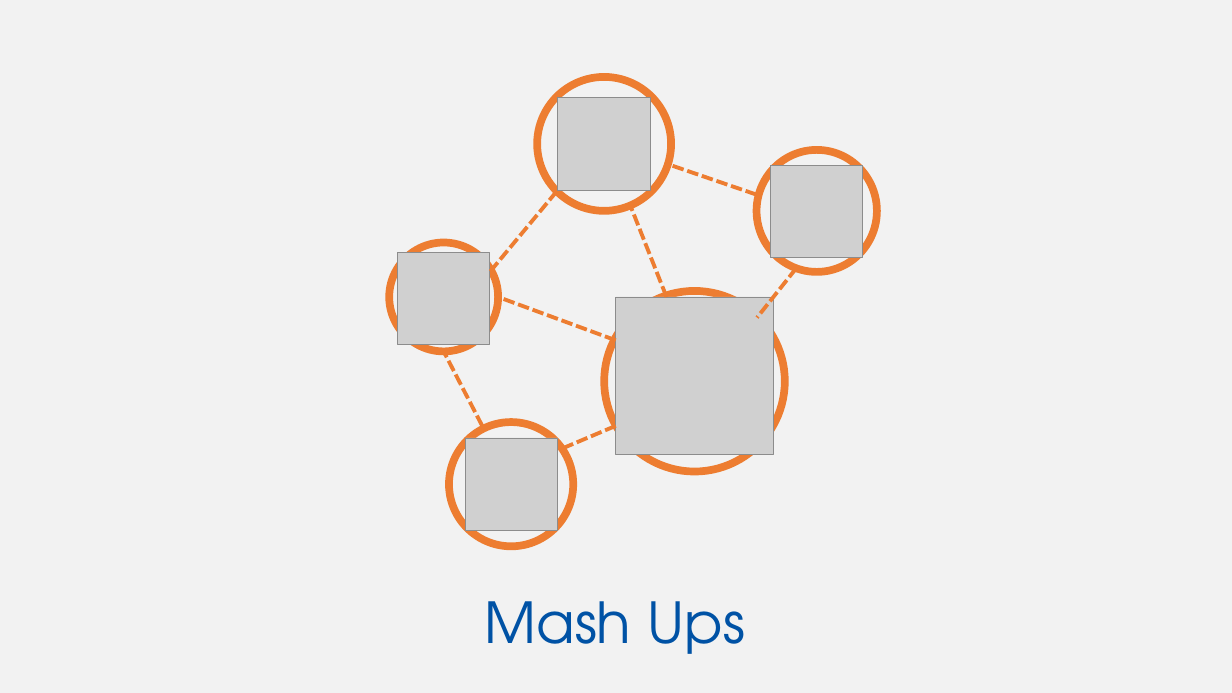
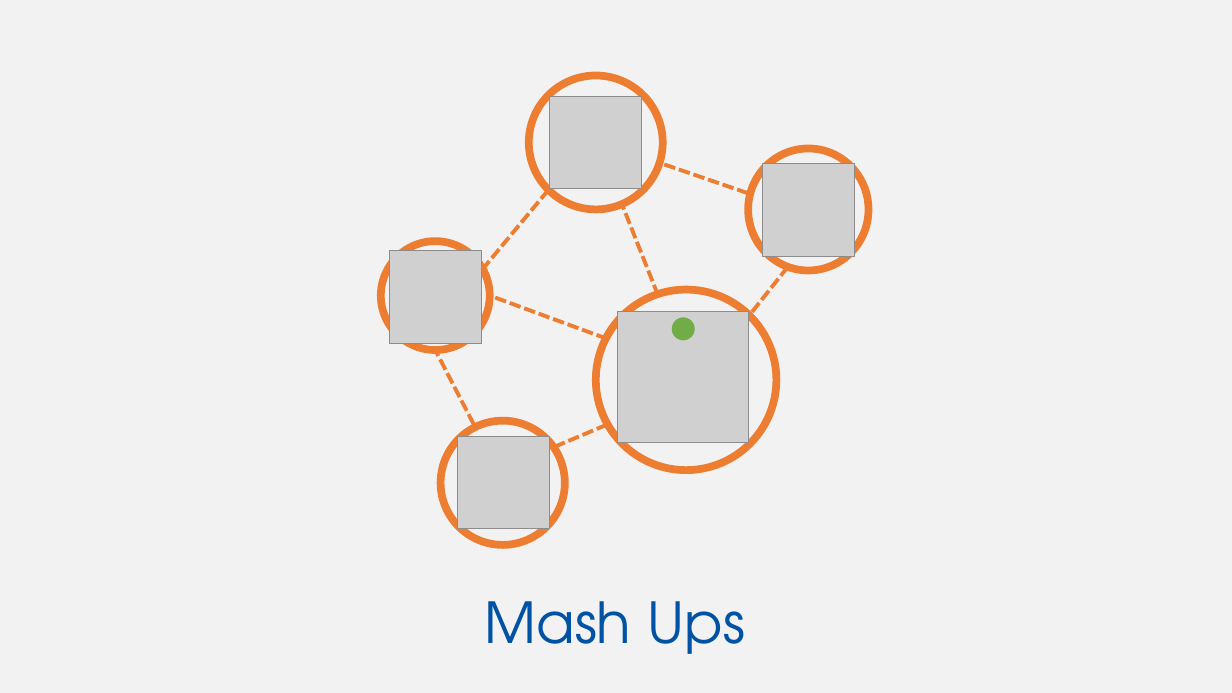
Before and after one commit to w3c/wot-cg, a slide deck: slide 16 of Tutorials/whatiswot/1.WoT/1.WOT.pptx (slide 15 before the commit). Drawn at 1232x693 pixels with LibreOffice and Linux fonts; fonts in the diff are those of the drawing; grey boxes stand for pictures. Boxes give left, top, right and bottom in pixels: in the first picture for what was removed or moved away, otherwise in the second. Text is boxed around its words. In the diff, an @@ line names an element or a change of style, - is before the commit and + after.

```diff
--- a/Tutorials/whatiswot/1.WoT/1.WOT.pptx
+++ b/Tutorials/whatiswot/1.WoT/1.WOT.pptx
@@ 7 lines, 5 ellipses, 4 pictures: place and size @@
-7 lines, 5 ellipses, 4 pictures at (389,77,877,547)
+7 lines, 5 ellipses, 4 pictures at (381,76,869,545)
@@ picture: place and size @@
-picture at (616,297,773,454)
+picture at (617,311,749,443)
@@ ellipse added at (672,318,695,341), fill #70AD47 @@
```
Also in this commit, not shown: 5 other slides changed, 1 slide added, 13 other files.
